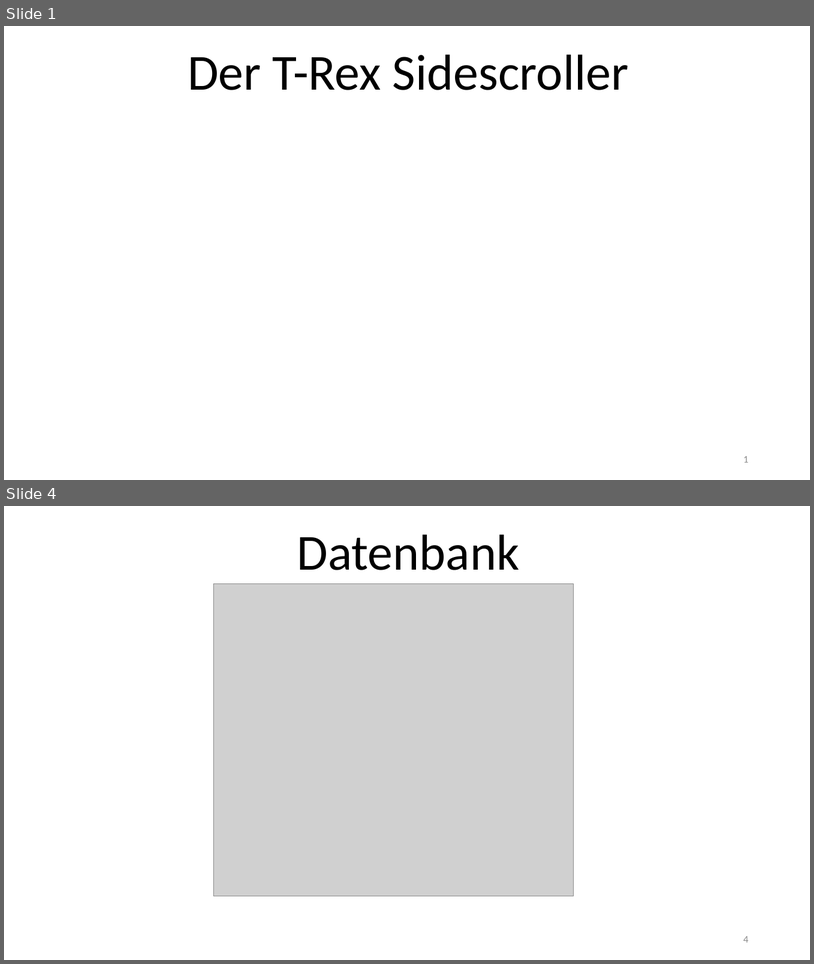
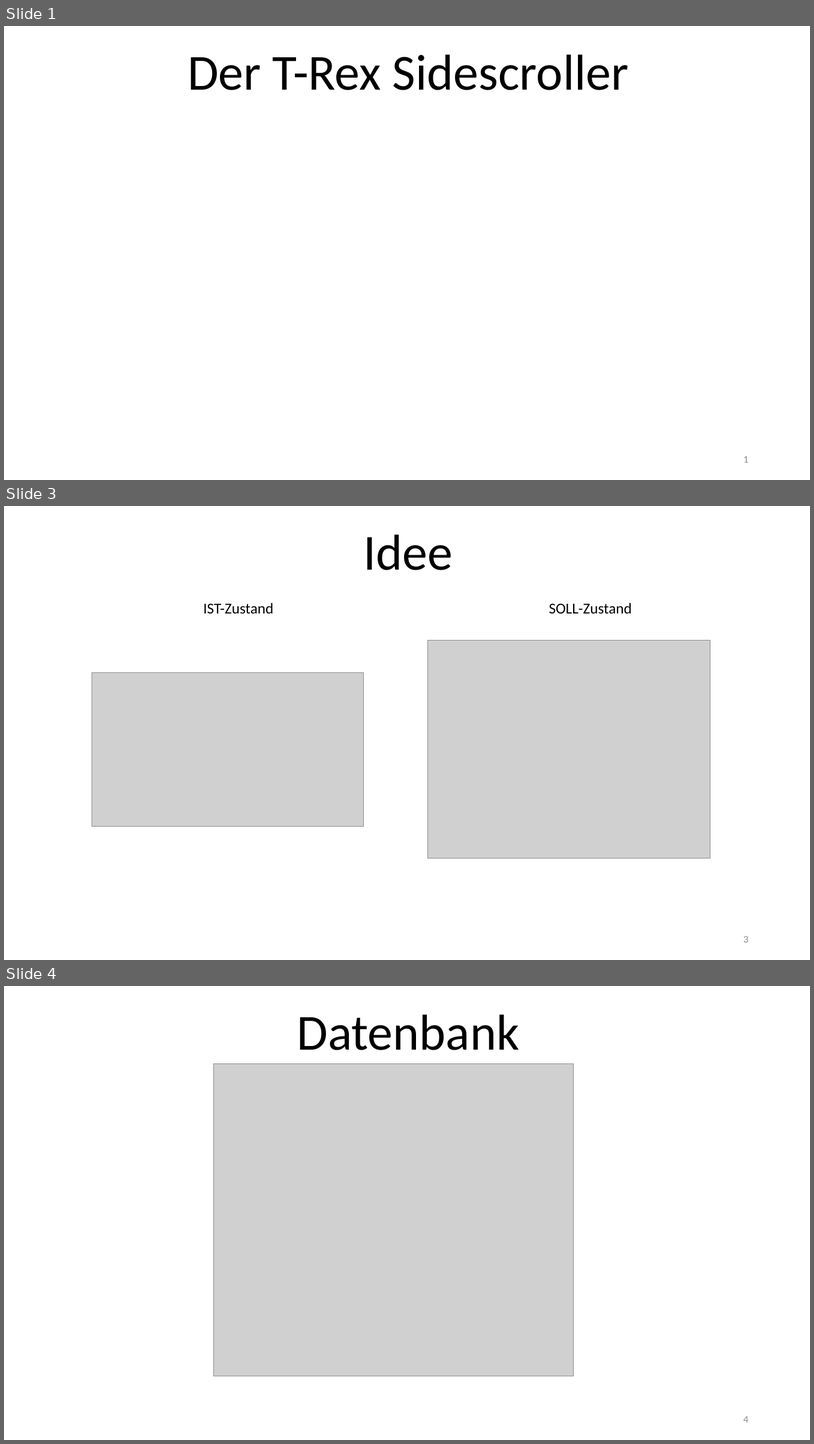
Before and after one commit to TobiasDrees/TrexSideScroller, a slide deck: Präsentation/Sidescroller.pptx. Shown one above the other, each under a label of ours: slides 1 and 4 before the commit, slides 1, 3 and 4 after it; the slides between them are not shown. The pictures are 814x964 and 814x1444 pixels, drawn with LibreOffice and Linux fonts; fonts in the diff are those of the drawing; grey boxes stand for pictures; background and template pictures are left out. Boxes give left, top, right and bottom in pixels: in the first picture for what was removed or moved away, otherwise in the second. Text is boxed around its words. In the diff, an @@ line names an element or a change of style, - is before the commit and + after.

```diff
--- a/Präsentation/Sidescroller.pptx
+++ b/Präsentation/Sidescroller.pptx
@@ slide 3 added at bbox=[4, 506, 810, 960], background picture (left out) @@
@@ title added at bbox=[364, 534, 453, 570], 60 pt, text #000000 @@
+Idee
@@ text added at bbox=[203, 603, 273, 614], 18 pt, text #000000 @@
+IST-Zustand
@@ text added at bbox=[549, 603, 632, 614], 18 pt, text #000000 @@
+SOLL-Zustand
@@ picture added at bbox=[428, 640, 711, 858] @@
@@ picture added at bbox=[92, 672, 364, 825] @@
@@ page number added at bbox=[744, 936, 749, 942], 12 pt, text #8C8C8C @@
+3
```
Also in this commit, not shown: 1 slide changed, 2 other slides added, 1 slide removed.
